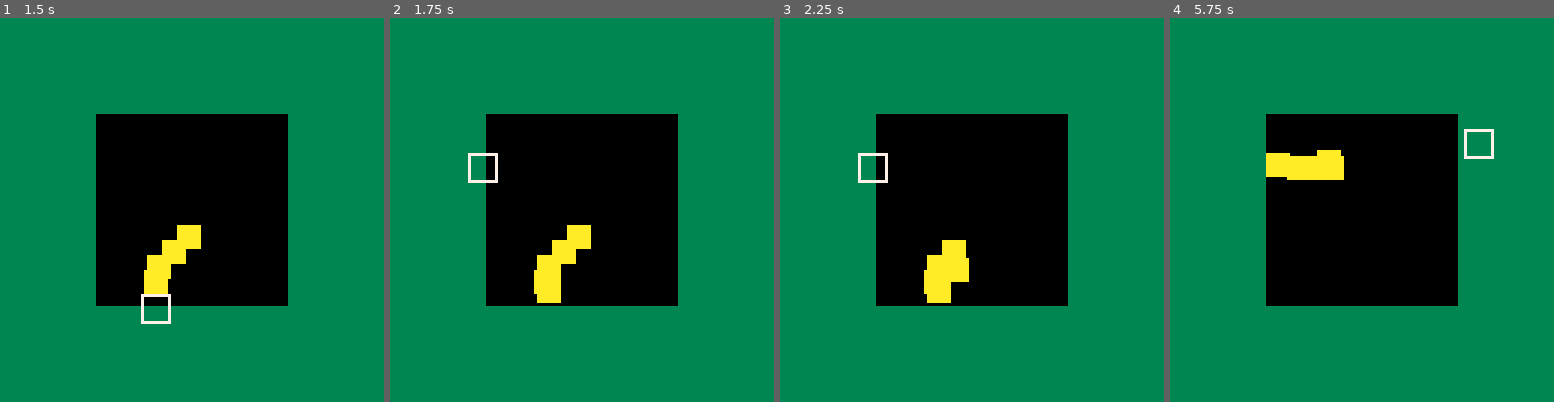
Above: before the commit, frames 1-4 (left to right).
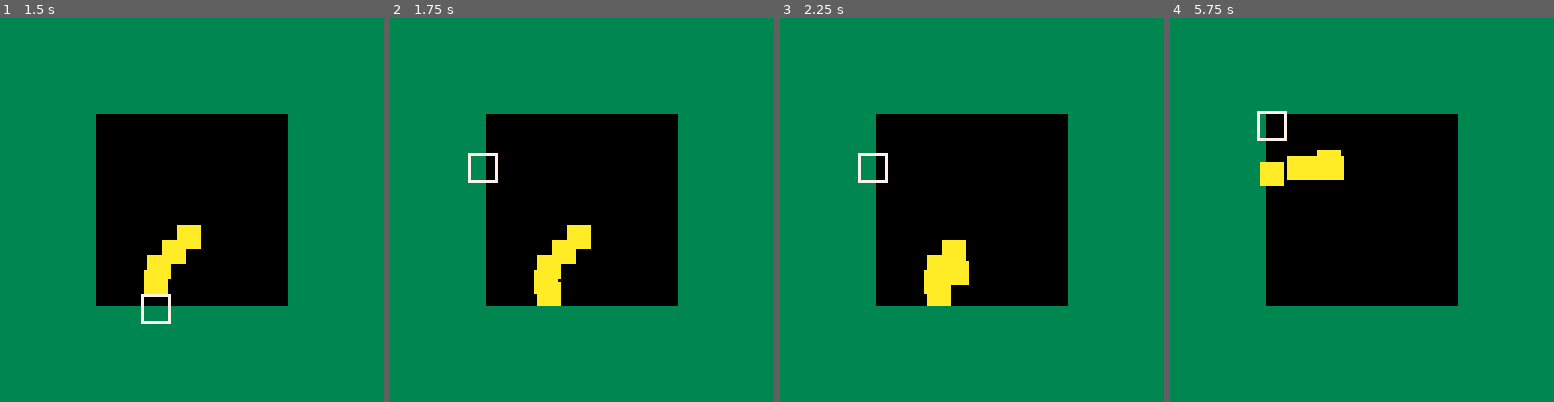
Above: after the commit, the same moments.

Repository: shen-sat/qix
Game: PICO-8 cartridge qix.p8
Two runs of this game, one before a commit and one after it. Both use one fixed random seed, a clock stepped at 60 frames per second and the inputs below.
Inputs:
- Up to frame 1 (1.5 s): no input
- Up to frame 2 (1.75 s): hold Right from 1.6 s (still down)
- Up to frame 3 (2.25 s): release Right at 2.1 s; hold Up from 2.15 s (still down)
- Up to frame 4 (5.75 s): release Up at 2.42 s; hold Right 2.47-3.03 s; hold Left 3.08-3.58 s; hold Down 3.63-3.97 s; hold Right 4.02-4.68 s; hold Up 4.73-5.03 s; hold Left 5.08-5.68 s; hold Down from 5.73 s (still down)

Frame 1 is identical in both runs. In frame 2, less than 0.1% of the frame differs, in the area x 38-45%, y 67-75%; in frame 3, less than 0.1%; in frame 4, 0.8%, in the area x 22-85%, y 24-44%.

Commit message:
Refactor

Diff:
--- a/qix.p8
+++ b/qix.p8
@@ -30,6 +30,15 @@
       height = 10
     },
     move_history = {},
+    hitboxes = function(self)
+     local gap = 3
+     return {
+       top_hitbox = { x = self.x + gap, y = self.y, width = self.width - (2*gap), height = self.height/2 },
+       bottom_hitbox = { x = self.x + gap, y = self.y + self.height/2, width = self.width - (2*gap), height = self.height/2 },
+       right_hitbox = { x = self.x + self.width/2, y = self.y + gap, width = self.width/2, height = self.height - (2*gap) },
+       left_hitbox = { x = self.x, y = self.y + gap, width = self.width/2, height = self.height - (2*gap) }
+      }
+    end,
     update = function(self)
       self:move()
       self:manage_move_history()
@@ -38,44 +47,19 @@
      foreach(self.move_history,self.draw_step)
     end,
     check_block_collision = function(self)
-     local gap = 3
-     local top_hitbox = {
-      x = self.x + gap,
-      y = self.y,
-      width = self.width - (2*gap),
-      height = self.height/2
-     }
-     local bottom_hitbox = {
-      x = self.x + gap,
-      y = self.y + self.height/2,
-      width = self.width - (2*gap),
-      height = self.height/2
-     }
-     local right_hitbox = {
-      x = self.x + self.width/2,
-      y = self.y + gap,
-      width = self.width/2,
-      height = self.height - (2*gap)
-     }
-     local left_hitbox = {
-      x = self.x,
-      y = self.y + gap,
-      width = self.width/2,
-      height = self.height - (2*gap)
-     }
-     local collision
+     local collision_hitbox
      for block in all(blocks) do
-      if check_overlap(top_hitbox, block) then
-       collision = 'top'
-      elseif check_overlap(bottom_hitbox, block) then
-       collision = 'bottom'
-      elseif check_overlap(right_hitbox, block) then
-       collision = 'right'
-      elseif check_overlap(left_hitbox, block) then
-       collision = 'left'
+      if check_overlap(self:hitboxes().top_hitbox, block) then
+       collision_hitbox = self:hitboxes().top_hitbox
+      elseif check_overlap(self:hitboxes().bottom_hitbox, block) then
+       collision_hitbox = self:hitboxes().bottom_hitbox
+      elseif check_overlap(self:hitboxes().right_hitbox, block) then
+       collision_hitbox = self:hitboxes().right_hitbox
+      elseif check_overlap(self:hitboxes().left_hitbox, block) then
+       collision_hitbox = self:hitboxes().left_hitbox
       end
      end
-     return collision
+     return collision_hitbox
     end,
     draw_step = function(step)
      spr(step.sprite, step.x, step.y)
@@ -101,34 +85,21 @@
      if center_of(self).y >= center_of(self.destination).y then self.y -= self.y_speed end
      if center_of(self).y <= center_of(self.destination).y then self.y += self.y_speed end
 
-     -- refactor to use case
-     if self:check_block_collision() == 'top' then
+     if self:check_block_collision() then
       self:generate_destination()
-      self.y += self.y_speed
-     elseif self:check_block_collision() == 'bottom' then
-      self:generate_destination()
-      self.y -= self.y_speed
-     elseif self:check_block_collision() == 'left' then
-      self:generate_destination()
-      self.x += self.x_speed
-     elseif self:check_block_collision() == 'right' then
-      self:generate_destination()
-      self.x -= self.x_speed
+      local hitbox_that_collided = self:check_block_collision()
+      if hitbox_that_collided == self:hitboxes().top_hitbox then
+       self.y += self.y_speed
+      elseif hitbox_that_collided == self:hitboxes().bottom_hitbox then
+       self.y -= self.y_speed
+      elseif hitbox_that_collided == self:hitboxes().left_hitbox then
+       self.x += self.x_speed
+      elseif hitbox_that_collided == self:hitboxes().right_hitbox then
+       self.x -= self.x_speed
+      end
      end
 
      if self:destination_reached() then self:generate_destination() end
-
-
-
-      -- if self:destination_reached() then
-      --   self:generate_destination()
-      -- else
-      --   if center_of(self).x >= center_of(self.destination).x then self.x -= self.x_speed end
-      --   if center_of(self).x <= center_of(self.destination).x then self.x += self.x_speed end
-      --   if center_of(self).y >= center_of(self.destination).y then self.y -= self.y_speed end
-      --   if center_of(self).y <= center_of(self.destination).y then self.y += self.y_speed end
-      -- end
-      -- self:check_block_collision()
     end,
     manage_move_history = function(self)
      if frame_counter % 10 == 0 then
